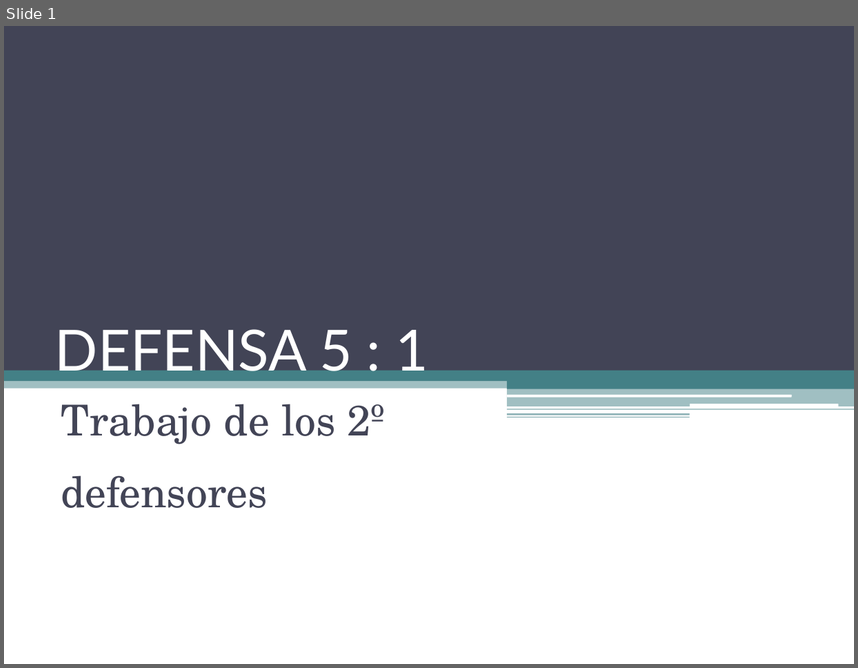
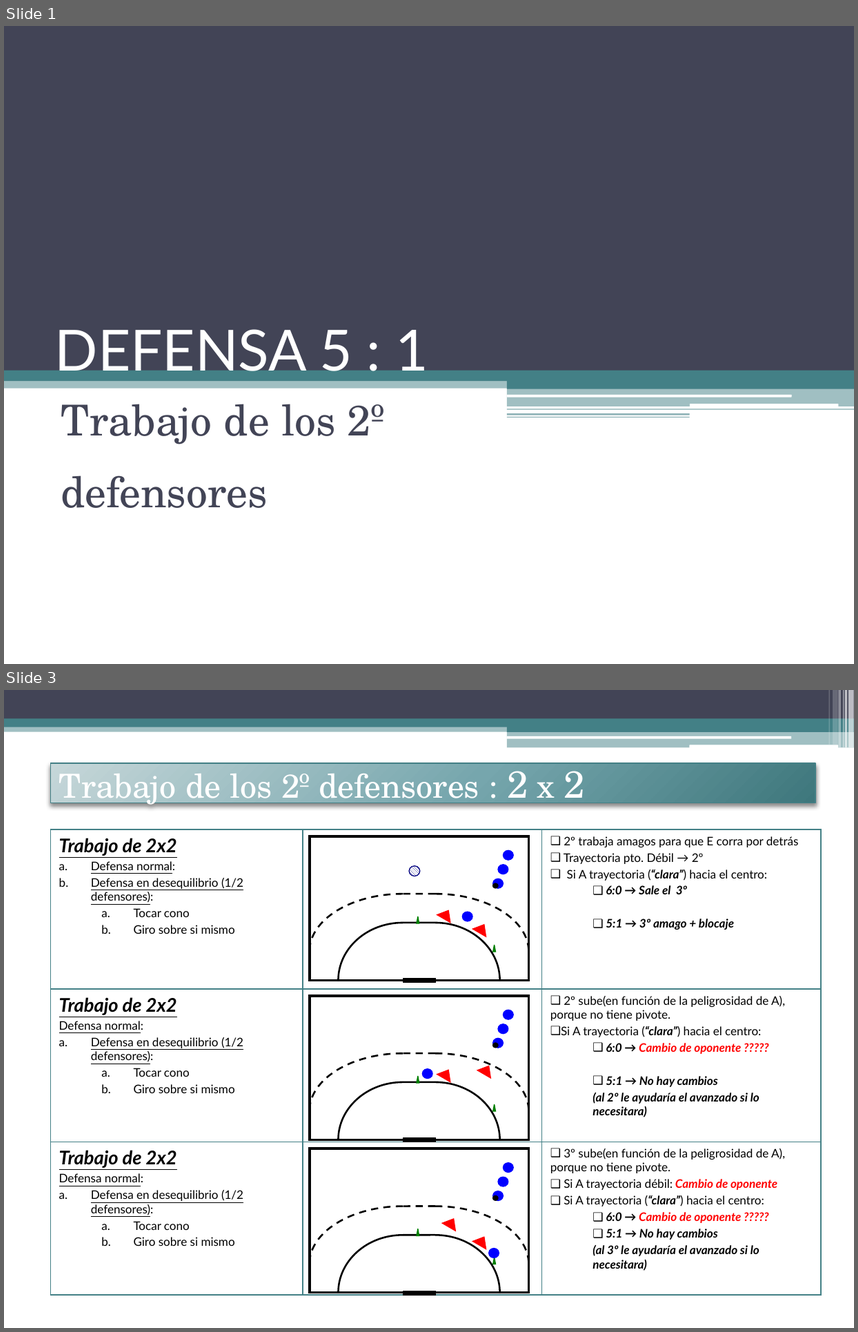
Before and after one commit to jahama/lbh_planificacion_temp_2011-12, a slide deck: defensa/contenidos-tactica/trabajo-2-defensor.pptx. Shown one above the other, each under a label of ours: slide 1 before the commit, slides 1 and 3 after it; the slides between them are not shown. The pictures are 858x668 and 858x1332 pixels, drawn with LibreOffice and Linux fonts; fonts in the diff are those of the drawing. Boxes give left, top, right and bottom in pixels: in the first picture for what was removed or moved away, otherwise in the second. Text is boxed around its words. In the diff, an @@ line names an element or a change of style, - is before the commit and + after.

Commit message:
anadidos ejercicios para trabajar a partir de la situacion del 2 defensor. Trabajar sus funcines y el sistema de ayudas.

```diff
--- a/defensa/contenidos-tactica/trabajo-2-defensor.pptx
+++ b/defensa/contenidos-tactica/trabajo-2-defensor.pptx
@@ slide 3 added at (x1=4, y1=690, x2=854, y2=1328), background #FFFFFF @@
@@ rectangle added at (x1=4, y1=690, x2=854, y2=719), fill #424456 @@
@@ rectangle added at (x1=829, y1=690, x2=829, y2=745), fill #FFFFFF at 30% opacity @@
@@ rectangle added at (x1=833, y1=690, x2=838, y2=745), fill #FFFFFF at 20% opacity @@
@@ rectangle added at (x1=839, y1=690, x2=842, y2=748), fill #FFFFFF at 40% opacity @@
@@ rectangle added at (x1=843, y1=690, x2=844, y2=748), fill #FFFFFF at 60% opacity @@
@@ rectangle added at (x1=844, y1=690, x2=847, y2=748), fill #FFFFFF at 65% opacity @@
@@ rectangle added at (x1=849, y1=690, x2=854, y2=748), fill #FFFFFF at 65% opacity @@
@@ rectangle added at (x1=4, y1=724, x2=854, y2=731), fill #438086 at 50% opacity @@
@@ rectangle added at (x1=4, y1=719, x2=854, y2=727), fill #438086 @@
@@ rectangle added at (x1=507, y1=723, x2=854, y2=731), fill #438086 @@
@@ rectangle added at (x1=507, y1=731, x2=854, y2=748), fill #438086 at 50% opacity @@
@@ rounded rectangle added at (x1=506, y1=736, x2=791, y2=738), fill #FFFFFF @@
@@ rounded rectangle added at (x1=689, y1=745, x2=838, y2=748), fill #FFFFFF @@
@@ title added at (x1=51, y1=763, x2=816, y2=803), fill gradient #C7D7DA to #77A7AD to #3E777D, outline #438086 0.75 pt, 28 pt, text #FFFFFF @@
+Trabajo de los 2º defensores : 2 x 2
@@ table added at (x1=51, y1=829, x2=821, y2=1294), 3 rows, 3 columns @@
+Trabajo de 2x2 / Defensa normal: / Defensa en desequilibrio (1/2 defensores): / Tocar cono / Giro sobre si mismo |  | 2º trabaja amagos para que E corra por detrás / Trayectoria pto. Débil → 2º / Si A trayectoria (“clara”) hacia el centro: / 6:0 → Sale el 3º / 5:1 → 3º amago + blocaje
+Trabajo de 2x2 / Defensa normal: / Defensa en desequilibrio (1/2 defensores): / Tocar cono / Giro sobre si mismo |  | 2º sube(en función de la peligrosidad de A), porque no tiene pivote. / Si A trayectoria (“clara”) hacia el centro: / 6:0 → Cambio de oponente ????? / 5:1 → No hay cambios / (al 2º le ayudaría el avanzado si lo necesitara)
+Trabajo de 2x2 / Defensa normal: / Defensa en desequilibrio (1/2 defensores): / Tocar cono / Giro sobre si mismo |  | 3º sube(en función de la peligrosidad de A), porque no tiene pivote. / Si A trayectoria débil: Cambio de oponente / Si A trayectoria (“clara”) hacia el centro: / 6:0 → Cambio de oponente ????? / 5:1 → No hay cambios / (al 3º le ayudaría el avanzado si lo necesitara)
@@ group added at (x1=309, y1=836, x2=528, y2=983): 6 ellipses, 4 freeform shapes, 4 triangles, 2 rectangles, 2 lines @@
@@ group added at (x1=309, y1=995, x2=528, y2=1142): 5 ellipses, 4 freeform shapes, 4 triangles, 2 rectangles, 2 lines @@
@@ group added at (x1=309, y1=1148, x2=528, y2=1294): 5 ellipses, 4 freeform shapes, 4 triangles, 2 rectangles, 2 lines @@
```
Also in this commit, not shown: 2 slides changed, 4 other slides added, 4 slides removed.
